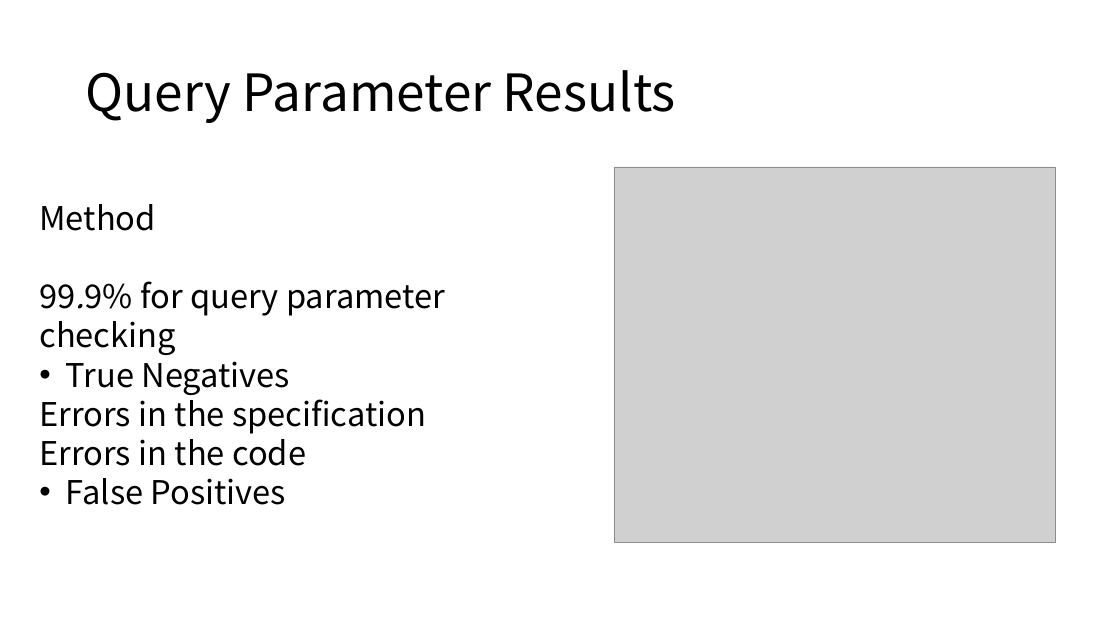
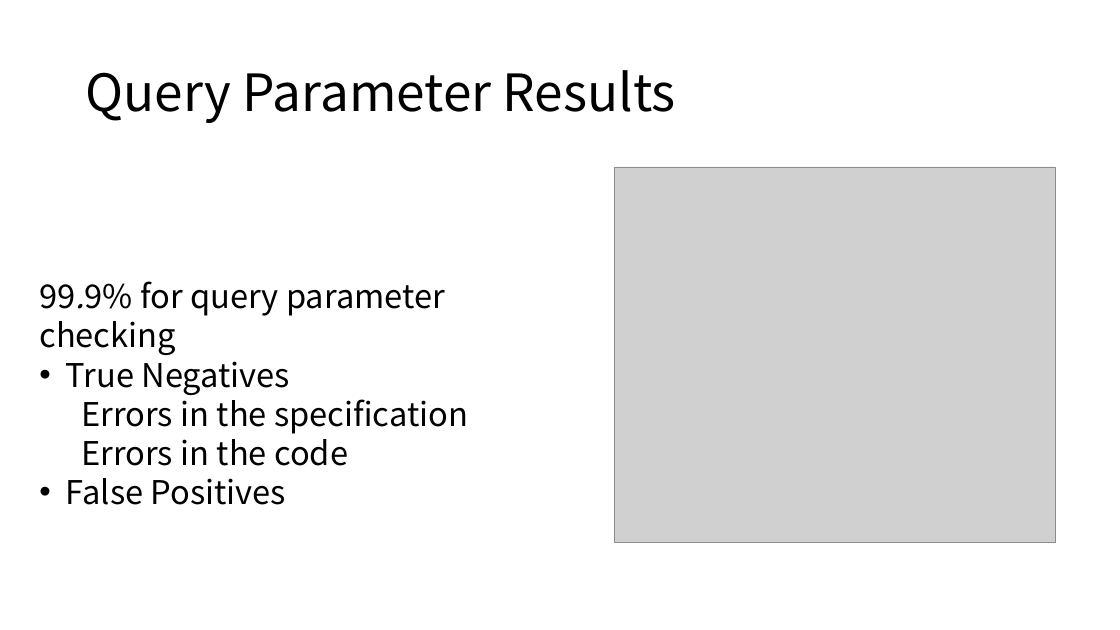
Before and after one commit to suliuzh/papers, a slide deck: slide 13 of 大组会en.pptx. Drawn at 1120x630 pixels with LibreOffice and Linux fonts; fonts in the diff are those of the drawing; grey boxes stand for pictures. Boxes give left, top, right and bottom in pixels: in the first picture for what was removed or moved away, otherwise in the second. Text is boxed around its words. In the diff, an @@ line names an element or a change of style, - is before the commit and + after.

```diff
--- a/大组会en.pptx
+++ b/大组会en.pptx
@@ text at bbox=[39, 204, 155, 231]: paragraph removed @@
-Method
@@ text at bbox=[81, 392, 468, 466]: list level 1 to 2 in "Errors in the specification"; list level 1 to 2 in "Errors in the code" @@
```
Also in this commit, not shown: 11 other slides changed, 1 slide added, 1 slide removed, 2 other files.
